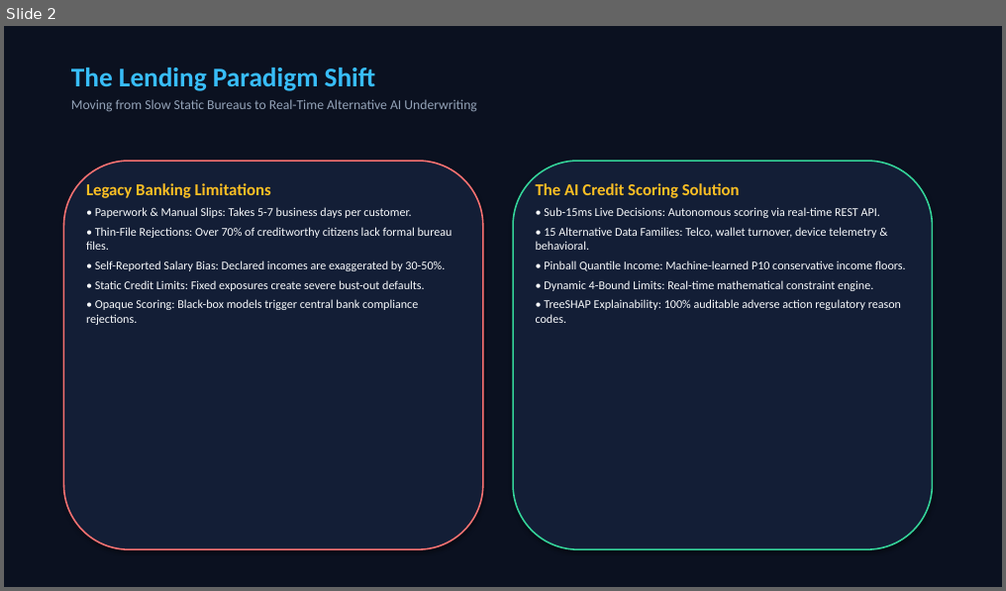
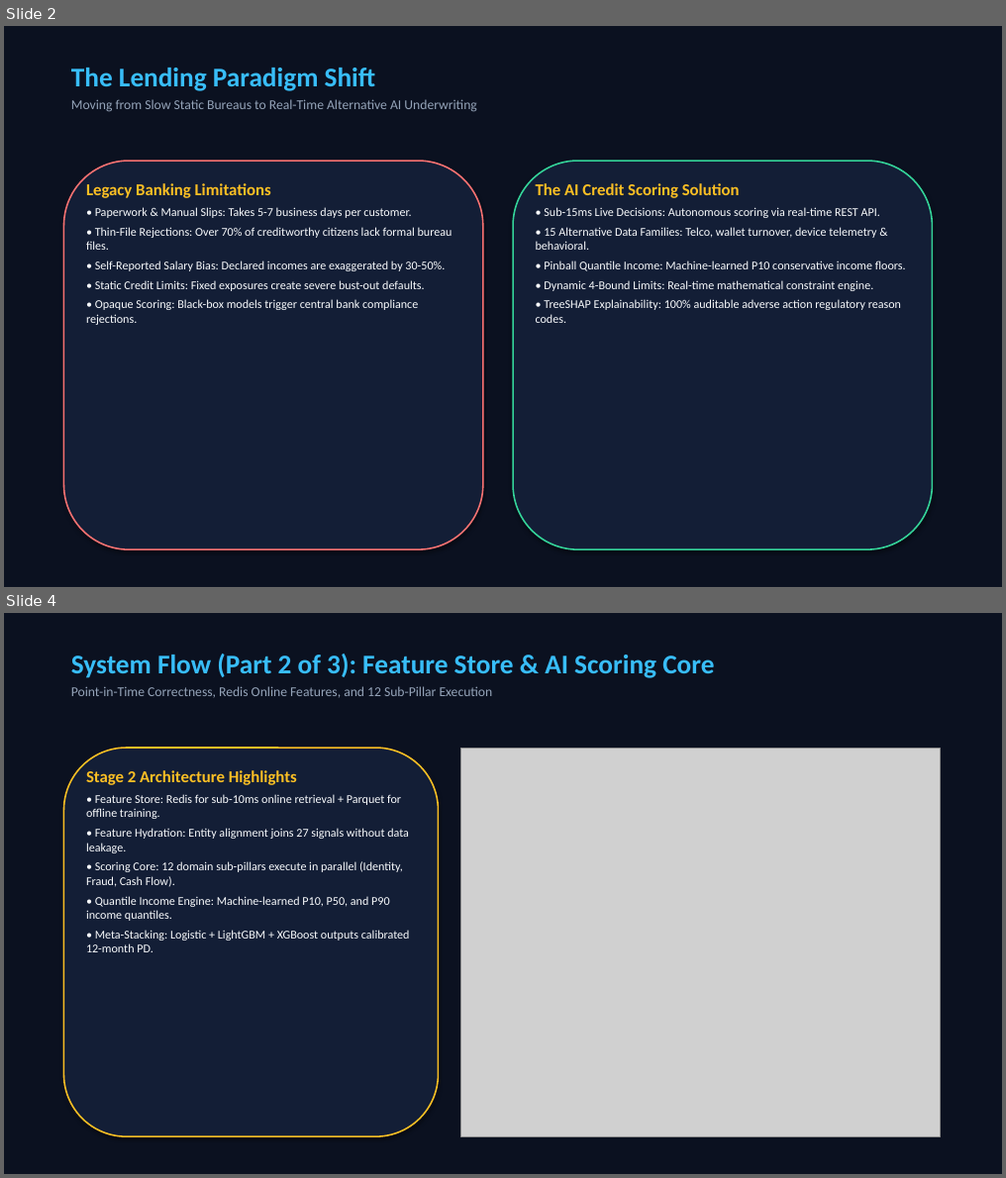
Before and after one commit to khayam1064/AI-CREDIT-SCORING, a slide deck: AI_Credit_Scoring_Conference_Master_Presentation.pptx. Shown one above the other, each under a label of ours: slide 2 before the commit, slides 2 and 4 after it; the slides between them are not shown. The pictures are 1006x591 and 1006x1178 pixels, drawn with LibreOffice and Linux fonts; fonts in the diff are those of the drawing; grey boxes stand for pictures. Boxes give left, top, right and bottom in pixels: in the first picture for what was removed or moved away, otherwise in the second. Text is boxed around its words. In the diff, an @@ line names an element or a change of style, - is before the commit and + after.

Commit message:
Divide flow diagram into 3 high-resolution slides with dedicated architecture callouts

```diff
--- a/AI_Credit_Scoring_Conference_Master_Presentation.pptx
+++ b/AI_Credit_Scoring_Conference_Master_Presentation.pptx
@@ slide 4 added at [4,613,1002,1174], background #FFFFFF @@
@@ rectangle added at [4,613,1002,1174], fill #0B1120 @@
@@ text added at [71,654,714,698], 13 pt, text #94A3B8 @@
+System Flow (Part 2 of 3): Feature Store & AI Scoring Core
+Point-in-Time Correctness, Redis Online Features, and 12 Sub-Pillar Execution
@@ rounded rectangle added at [63,748,439,1137], fill #131E36, outline #FBBF24 1.5 pt @@
@@ picture added at [460,748,940,1137] @@
@@ text added at [86,770,410,953], 11.5 pt, text #F8FAFC @@
+Stage 2 Architecture Highlights
+• Feature Store: Redis for sub-10ms online retrieval + Parquet for offline training.
+• Feature Hydration: Entity alignment joins 27 signals without data leakage.
+• Scoring Core: 12 domain sub-pillars execute in parallel (Identity, Fraud, Cash Flow).
+• Quantile Income Engine: Machine-learned P10, P50, and P90 income quantiles.
+• Meta-Stacking: Logistic + LightGBM + XGBoost outputs calibrated 12-month PD.
```
Also in this commit, not shown: 1 slide changed, 2 other slides added, 1 slide removed, 3 other files.
